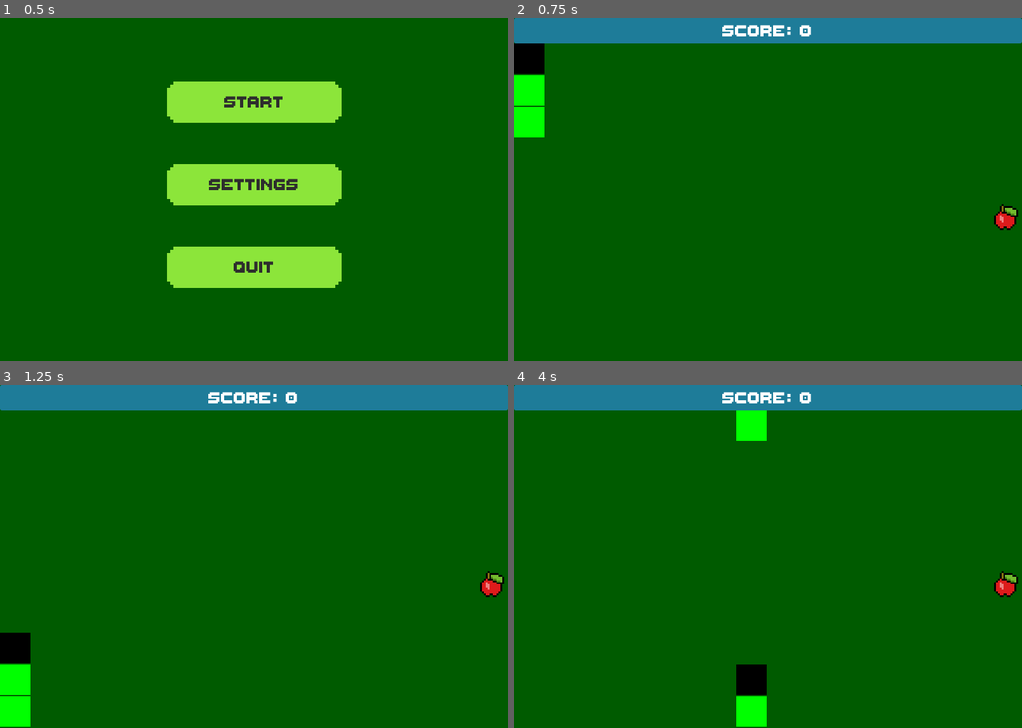
Above: before the commit, frames 1-4 (two rows, left to right).
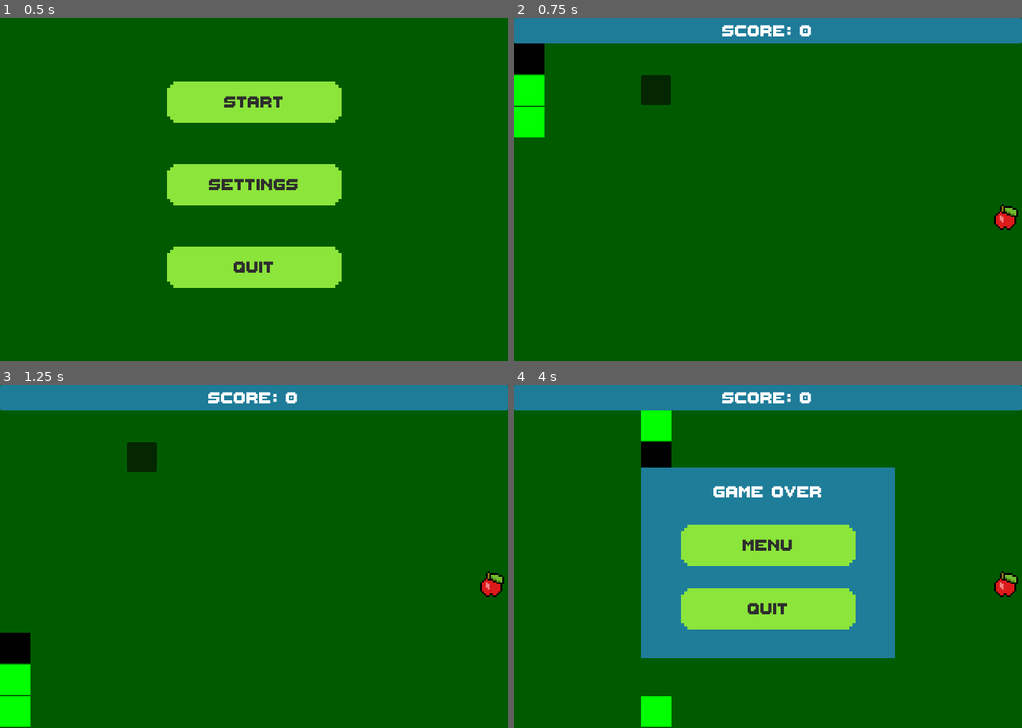
Above: after the commit, the same moments.

Repository: WyattHapper/MACS-Hackathon-2026
Game: Godot game, scene res://MainMenu/main_menu.tscn
Two runs of this game, one before a commit and one after it. Both use one fixed random seed, a clock stepped at 60 frames per second and the inputs below.
Inputs:
- Up to frame 1 (0.5 s): no input
- Up to frame 2 (0.75 s): click "Start" at 0.5 s
- Up to frame 3 (1.25 s): no input
- Up to frame 4 (4 s): hold D (move_right) 1.28-2.03 s; hold S (move_down) 2.03-2.78 s; hold D (move_right) 2.78-3.53 s; hold W (move_up) from 3.53 s (still down)

Frame 1 is identical in both runs. In frame 2, 0.5% of the frame differs, in the area x 25-31%, y 16-26%; in frame 3, 0.5%; in frame 4, 31%, in the area x 25-75%, y 7-100%.

Commit message:
Brick done

Diff:
--- /dev/null
+++ b/hackathon-2026/Brick/brick.gd
@@ -0,0 +1,7 @@
+extends Area2D
+
+signal snake_collide
+
+func _on_area_entered(area: Area2D) -> void:
+	if area.is_in_group("snake"):
+		snake_collide.emit()
--- /dev/null
+++ b/hackathon-2026/Brick/brick.tscn
@@ -0,0 +1,21 @@
+[gd_scene format=3 uid="uid://bqdjybiy7rg5c"]
+
+[ext_resource type="Script" uid="uid://b13yladml2ys" path="res://Brick/brick.gd" id="1_wurha"]
+
+[sub_resource type="RectangleShape2D" id="RectangleShape2D_7o6vb"]
+size = Vector2(47, 47)
+
+[node name="Brick" type="Area2D" unique_id=1797974332]
+script = ExtResource("1_wurha")
+
+[node name="Panel" type="Panel" parent="." unique_id=1186898937]
+modulate = Color(0.2961626, 0.07955193, 0.02679547, 1)
+custom_minimum_size = Vector2(47, 47)
+offset_right = 47.0
+offset_bottom = 47.0
+
+[node name="CollisionShape2D" type="CollisionShape2D" parent="." unique_id=857164599]
+position = Vector2(23.5, 23.5)
+shape = SubResource("RectangleShape2D_7o6vb")
+
+[connection signal="area_entered" from="." to="." method="_on_area_entered"]
--- a/hackathon-2026/Game/game.gd
+++ b/hackathon-2026/Game/game.gd
@@ -11,6 +11,8 @@
 var option2_stat
 
 # Exporting snake cell variable to inspector for ease of use
+@export var brick_scene: PackedScene
+
 @export var apple_regular_scene: PackedScene
 @export var apple_poison_scene: PackedScene
 @export var apple_rain_scene: PackedScene
@@ -56,6 +58,9 @@
 	$UI.get_node("Score").text = "Score: " + str(score)
 	make_snake()
 	add_apple(apple_regular_scene, "eaten_regular")
+
+	add_apple(brick_scene, "", "snake_collide")
+
 	start_game()
 
 # Clears snake data and makes a new snake
@@ -63,11 +68,17 @@
 	snake.InitializeSnake()
 
 ### APPLES
-func add_apple(apple_scene: PackedScene, eaten_signal: String):
-	var apple = apple_scene.instantiate()
-	place_apple(apple)
-	apple.connect(eaten_signal, Callable(self, "_on_apple_eaten_" + eaten_signal.trim_prefix("eaten_")))
-	add_child.call_deferred(apple)
+func add_apple(apple_scene: PackedScene, eaten_signal: String = "", collision_signal: String = ""):
+	var item = apple_scene.instantiate()
+	place_apple(item)
+
+	if eaten_signal != "":
+		item.connect(eaten_signal, Callable(self, "_on_apple_eaten_" + eaten_signal.trim_prefix("eaten_")))
+
+	if collision_signal != "":
+		item.connect(collision_signal, Callable(snake, "_on_snake_collide"))
+
+	add_child.call_deferred(item)
 
 func place_apple(apple):
 	var flag = false #loops until it finds a position thats not inside the snake
--- a/hackathon-2026/Game/game.tscn
+++ b/hackathon-2026/Game/game.tscn
@@ -3,6 +3,7 @@
 [ext_resource type="Script" uid="uid://bvlhv237h2qi4" path="res://Game/game.gd" id="1_bk3v5"]
 [ext_resource type="PackedScene" uid="uid://easklexiedsn" path="res://UI/ui.tscn" id="2_1r4le"]
 [ext_resource type="PackedScene" uid="uid://sgh4qoygpaqc" path="res://Snake/snake_cell.tscn" id="2_7raqb"]
+[ext_resource type="PackedScene" uid="uid://bqdjybiy7rg5c" path="res://Brick/brick.tscn" id="2_fsxsm"]
 [ext_resource type="PackedScene" uid="uid://fjvabs66t8xh" path="res://Apples/apple_regular.tscn" id="3_jcm6v"]
 [ext_resource type="PackedScene" uid="uid://dk7y855eqgl62" path="res://Apples/apple_poison.tscn" id="3_oomkl"]
 [ext_resource type="PackedScene" uid="uid://bcvxepqdbiyoe" path="res://Apples/apple_rain.tscn" id="4_buohc"]
@@ -19,6 +20,7 @@
 
 [node name="Game" type="Node2D" unique_id=872899055]
 script = ExtResource("1_bk3v5")
+brick_scene = ExtResource("2_fsxsm")
 apple_regular_scene = ExtResource("3_jcm6v")
 apple_poison_scene = ExtResource("3_oomkl")
 apple_rain_scene = ExtResource("4_buohc")
--- a/hackathon-2026/Snake/snake_script.gd
+++ b/hackathon-2026/Snake/snake_script.gd
@@ -1,4 +1,6 @@
 extends Node
+
+@export var brick_scene: PackedScene
 
 # Snake data
 var snake: Array #positions from 0 to grid size counting by 1
Not shown, added: hackathon-2026/Brick/brick.gd.uid
